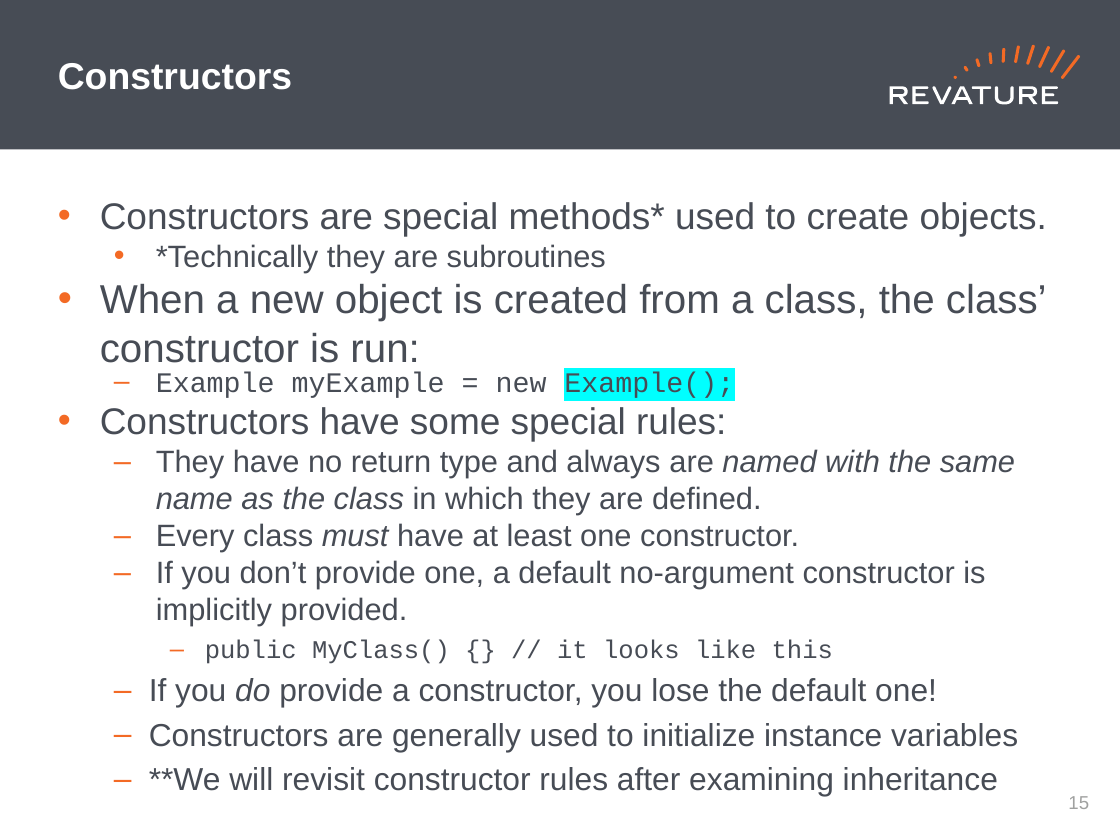
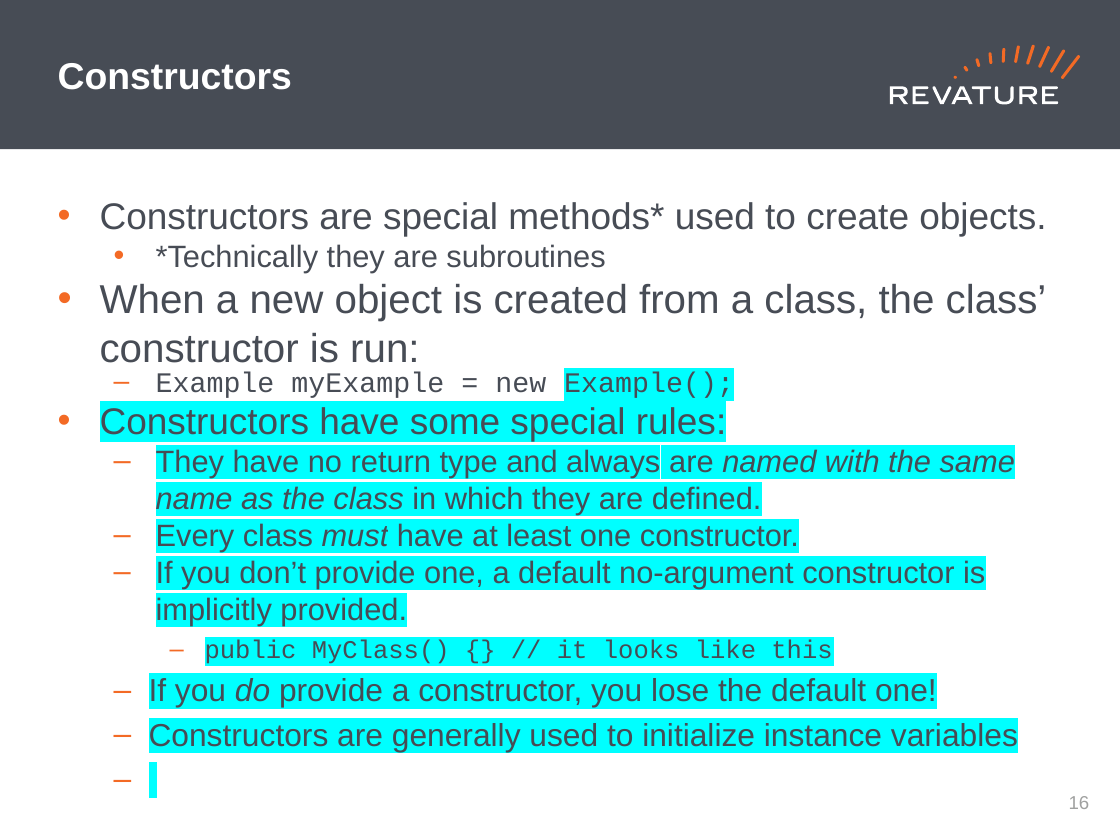
Before and after one commit to jhigherevature/ROCP-210412, a slide deck: slide 16 of powerpoints/Roc_Day02 - Operators_Methods_Arrays_FlowControl.pptx. Drawn at 1120x840 pixels with LibreOffice and Linux fonts; fonts in the diff are those of the drawing. Boxes give left, top, right and bottom in pixels: in the first picture for what was removed or moved away, otherwise in the second. Text is boxed around its words. In the diff, an @@ line names an element or a change of style, - is before the commit and + after.

```diff
--- a/powerpoints/Roc_Day02 - Operators_Methods_Arrays_FlowControl.pptx
+++ b/powerpoints/Roc_Day02 - Operators_Methods_Arrays_FlowControl.pptx
@@ text "Constructors are special methods* used ..." at [100,202,1047,752]: highlight none to #00FFFF in "Constructors have some special rules:", "They have no return type and always ...", "Every class must have at least one ...", "If you don’t provide one, a default ..." and 3 more places; indent changed @@
@@ text at [149,767,998,796]: paragraph removed @@
-  – **We will revisit constructor rules after examining inheritance
@@ page number at [1069,796,1090,809]: text changed @@
-15
+16
```
Also in this commit, not shown: 40 other slides changed, 11 other files.
